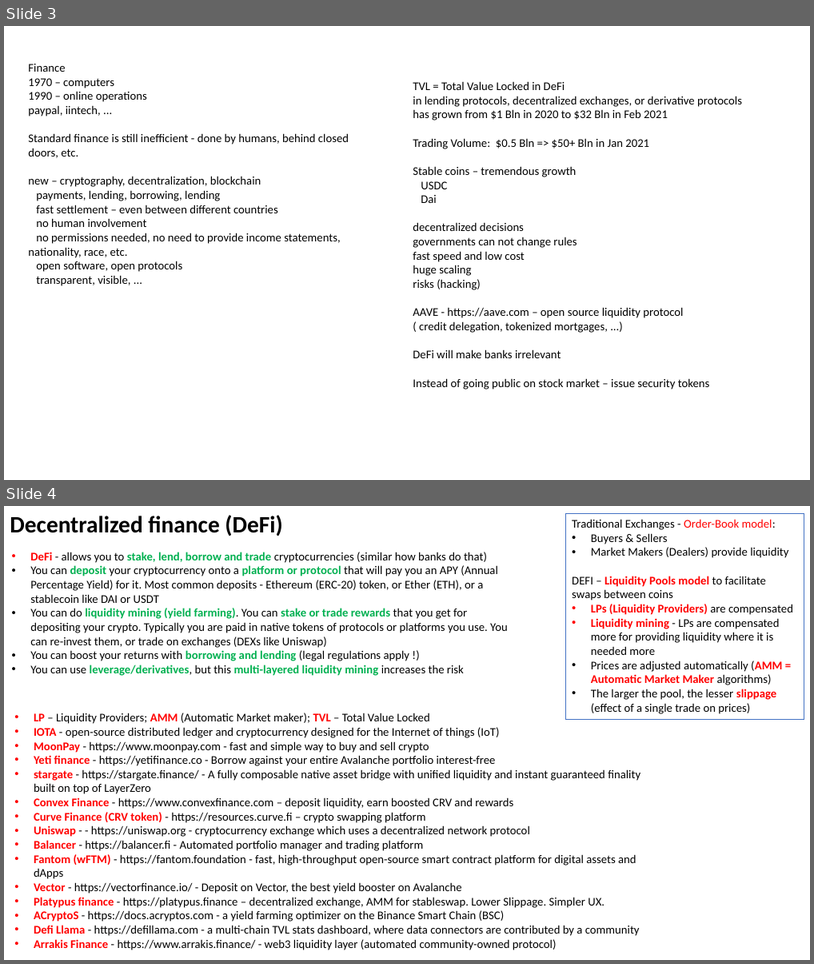
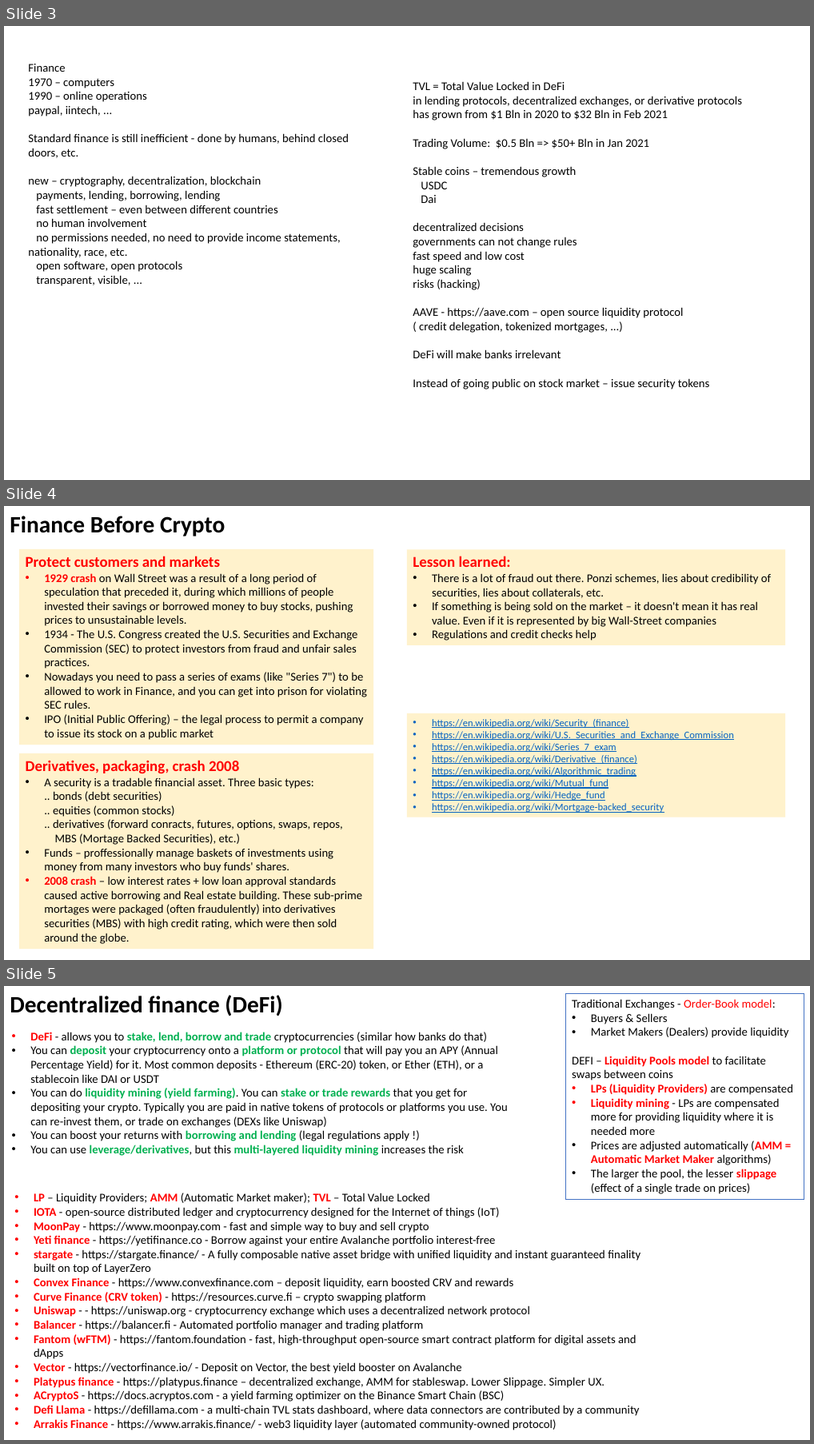
Before and after one commit to lselector/crypto, a slide deck: crypto_09_defi.pptx. Shown one above the other, each under a label of ours: slides 3 and 4 before the commit, slides 3, 4 and 5 after it. The pictures are 814x964 and 814x1444 pixels, drawn with LibreOffice and Linux fonts; fonts in the diff are those of the drawing. Boxes give left, top, right and bottom in pixels: in the first picture for what was removed or moved away, otherwise in the second. Text is boxed around its words. In the diff, an @@ line names an element or a change of style, - is before the commit and + after.

Commit message:
update

```diff
--- a/crypto_09_defi.pptx
+++ b/crypto_09_defi.pptx
@@ slide 4 added at bbox=[4, 506, 810, 960], background #FFFFFF @@
@@ text added at bbox=[10, 516, 225, 536], 28 pt, text #000000, bold @@
+Finance Before Crypto
@@ rectangle added at bbox=[19, 549, 374, 744], fill #FFF2CC, 14 pt, text #000000 @@
+Protect customers and markets
+• 1929 crash on Wall Street was a result of a long period of speculation that preceded it, during which millions of people invested their savings or borrowed money to buy stocks, pushing prices to unsustainable levels.
+• 1934 - The U.S. Congress created the U.S. Securities and Exchange Commission (SEC) to protect investors from fraud and unfair sales practices.
+• Nowadays you need to pass a series of exams (like "Series 7") to be allowed to work in Finance, and you can get into prison for violating SEC rules.
+• IPO (Initial Public Offering) – the legal process to permit a company to issue its stock on a public market
@@ rectangle added at bbox=[407, 549, 786, 645], fill #FFF2CC, 14 pt, text #000000 @@
+Lesson learned:
+• There is a lot of fraud out there. Ponzi schemes, lies about credibility of securities, lies about collaterals, etc.
+• If something is being sold on the market – it doesn't mean it has real value. Even if it is represented by big Wall-Street companies
+• Regulations and credit checks help
@@ rectangle added at bbox=[407, 713, 786, 817], fill #FFF2CC, 12 pt, text #0563C1, underline @@
+• https://en.wikipedia.org/wiki/Security_(finance)
+• https://en.wikipedia.org/wiki/U.S._Securities_and_Exchange_Commission
+• https://en.wikipedia.org/wiki/Series_7_exam
+• https://en.wikipedia.org/wiki/Derivative_(finance)
+• https://en.wikipedia.org/wiki/Algorithmic_trading
+• https://en.wikipedia.org/wiki/Mutual_fund
+• https://en.wikipedia.org/wiki/Hedge_fund
+• https://en.wikipedia.org/wiki/Mortgage-backed_security
@@ rectangle added at bbox=[19, 753, 374, 949], fill #FFF2CC, 14 pt, text #000000 @@
+Derivatives, packaging, crash 2008
+• A security is a tradable financial asset. Three basic types:
+  .. bonds (debt securities)
+  .. equities (common stocks)
+  .. derivatives (forward conracts, futures, options, swaps, repos,
+  MBS (Mortage Backed Securities), etc.)
+• Funds – proffessionally manage baskets of investments using money from many investors who buy funds' shares.
+• 2008 crash – low interest rates + low loan approval standards caused active borrowing and Real estate building. These sub-prime mortages were packaged (often fraudulently) into derivatives securities (MBS) with high credit rating, which were then sold around the globe.
@@ what was slide 4 is now slide 5 @@
```
